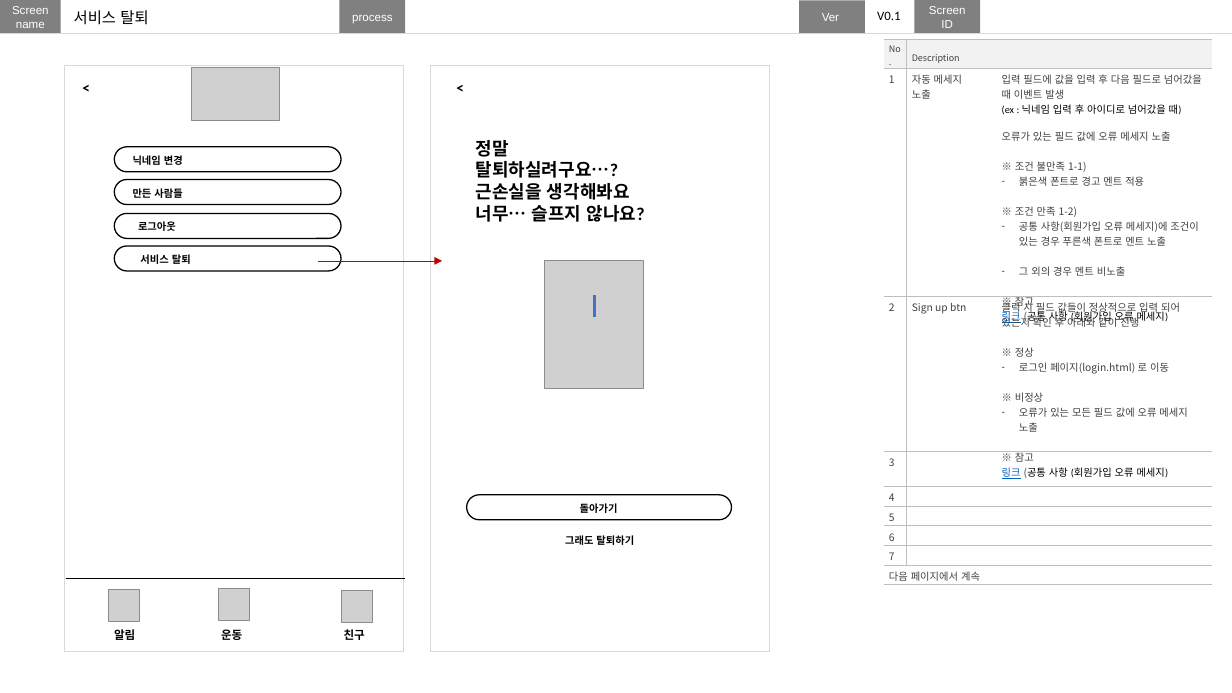
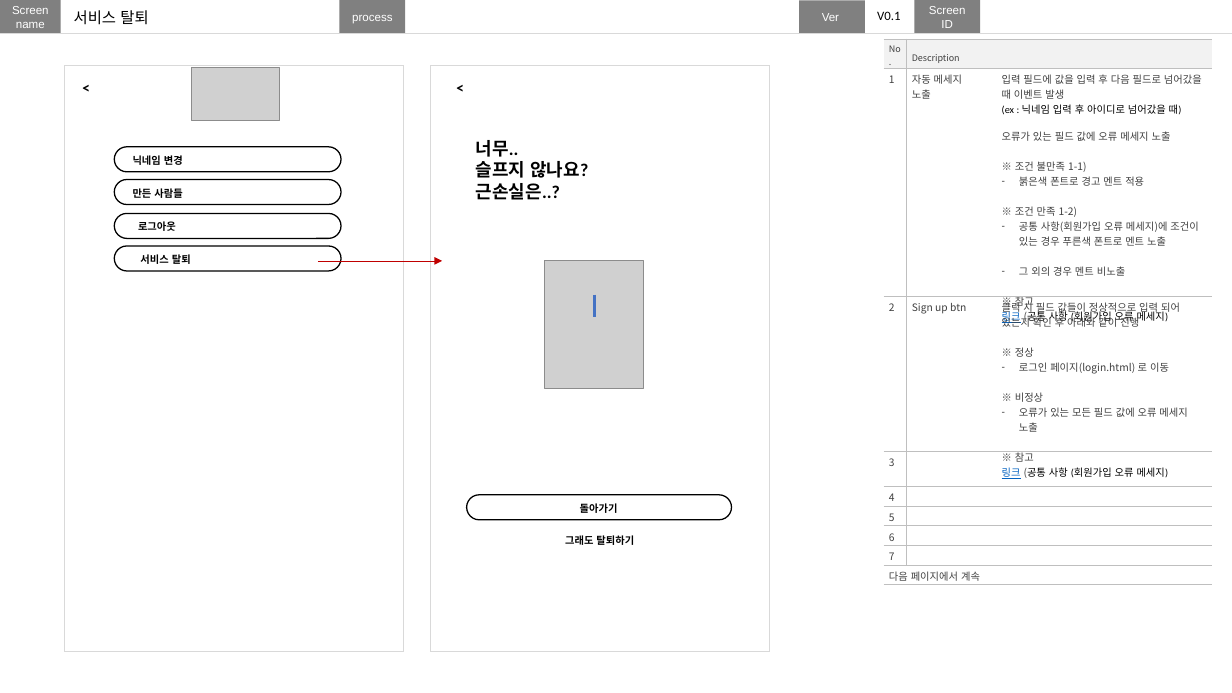
Before and after one commit to nohminkyoung/Final_project, a slide deck: slide 39 of finalproject_화면설계.pptx (slide 34 before the commit). Drawn at 1232x693 pixels with LibreOffice and Linux fonts; fonts in the diff are those of the drawing; grey boxes stand for pictures. Boxes give left, top, right and bottom in pixels: in the first picture for what was removed or moved away, otherwise in the second. Text is boxed around its words. In the diff, an @@ line names an element or a change of style, - is before the commit and + after.

```diff
--- a/finalproject_화면설계.pptx
+++ b/finalproject_화면설계.pptx
@@ text at bbox=[476, 140, 588, 200]: text changed @@
-정말
-탈퇴하실려구요…?
-근손실을 생각해봐요
-너무… 슬프지 않나요?
+너무..
+슬프지 않나요?
+근손실은..?
@@ line removed from (67, 579) to (405, 579) @@
@@ picture removed at bbox=[108, 590, 140, 621] @@
@@ picture removed at bbox=[218, 589, 250, 620] @@
@@ picture removed at bbox=[341, 592, 372, 623] @@
@@ text removed at bbox=[114, 629, 135, 640] @@
-알림
@@ text removed at bbox=[221, 629, 242, 640] @@
-운동
@@ text removed at bbox=[344, 629, 365, 640] @@
-친구
```
Also in this commit, not shown: 16 other slides changed, 5 slides added.
